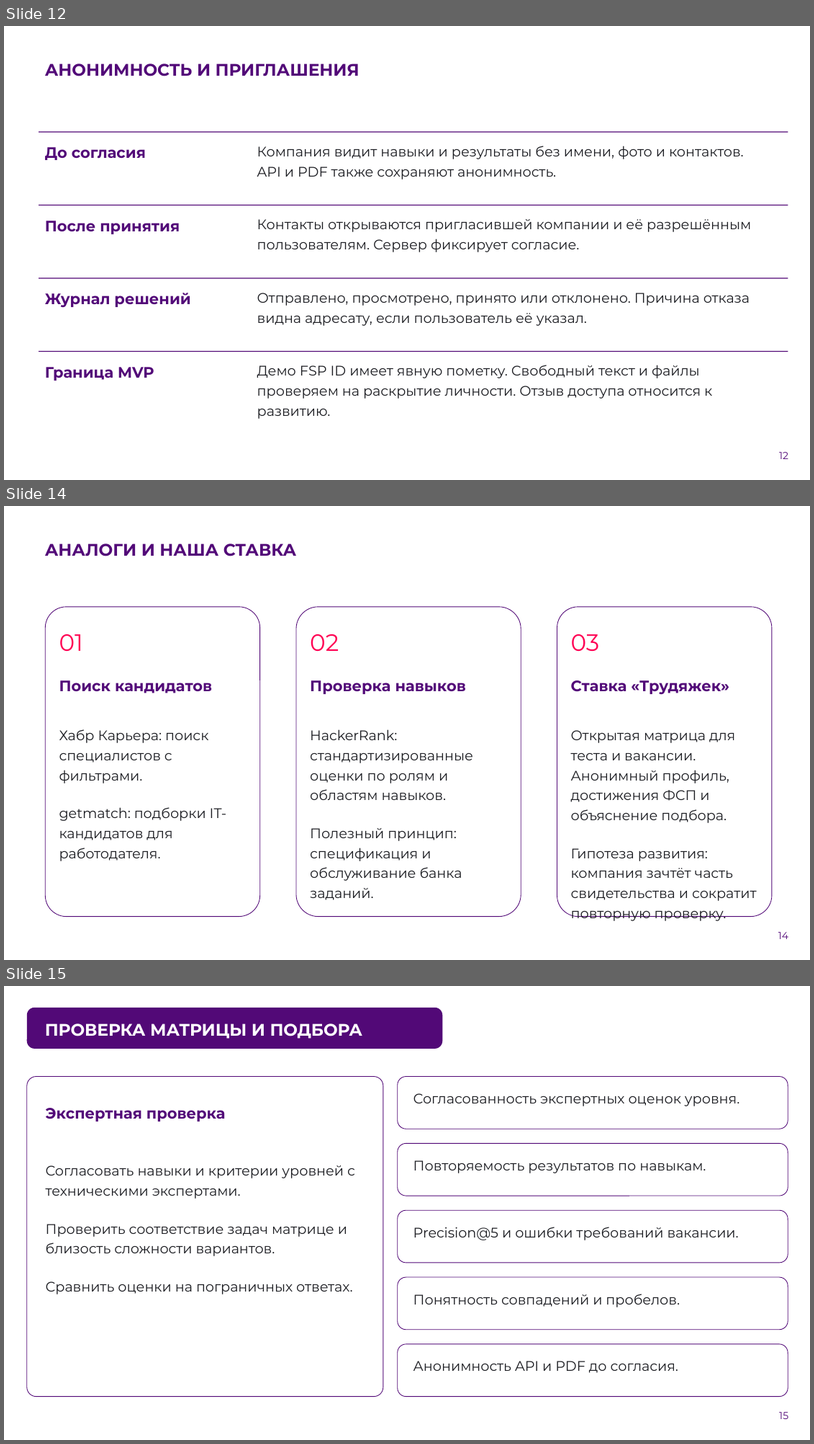
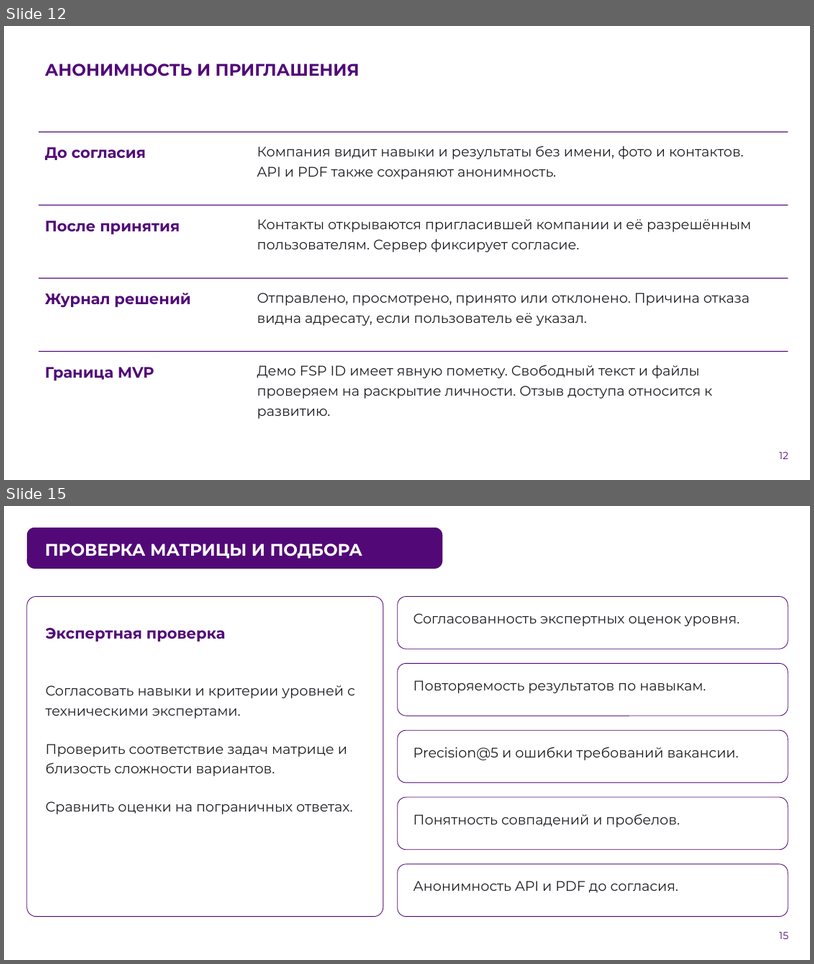
Before and after one commit to Headmast/FSP, a slide deck: doc/presentation/trudyazhki-fsp.pptx. Shown one above the other, each under a label of ours: slides 12, 14 and 15 before the commit, slides 12 and 15 after it; the slides between them are not shown. The pictures are 814x1444 and 814x964 pixels, drawn with LibreOffice and Linux fonts; fonts in the diff are those of the drawing; background and template pictures are left out. Boxes give left, top, right and bottom in pixels: in the first picture for what was removed or moved away, otherwise in the second. Text is boxed around its words. In the diff, an @@ line names an element or a change of style, - is before the commit and + after.

```diff
--- a/doc/presentation/trudyazhki-fsp.pptx
+++ b/doc/presentation/trudyazhki-fsp.pptx
@@ slide 14 removed at (4,506,810,960), background picture (left out) @@
@@ text removed at (45,543,297,556) @@
-АНАЛОГИ И НАША СТАВКА
@@ rounded rectangle removed at (45,606,260,916) @@
@@ rounded rectangle removed at (296,606,521,916) @@
@@ rounded rectangle removed at (558,606,772,916) @@
@@ text removed at (59,634,83,651) @@
-01
@@ text removed at (310,634,339,651) @@
-02
@@ text removed at (571,634,600,651) @@
-03
@@ text removed at (59,680,212,693) @@
-Поиск кандидатов
@@ text removed at (310,680,466,694) @@
-Проверка навыков
@@ text removed at (571,680,730,695) @@
-Ставка «Трудяжек»
@@ text removed at (59,729,227,861) @@
-Хабр Карьера: поиск специалистов с фильтрами.
-getmatch: подборки IT-кандидатов для работодателя.
@@ text removed at (310,729,473,900) @@
-HackerRank: стандартизированные оценки по ролям и областям навыков.
-Полезный принцип: спецификация и обслуживание банка заданий.
@@ text removed at (571,730,757,901) @@
-Открытая матрица для теста и вакансии. Анонимный профиль, достижения ФСП и объяснение подбора.
-Гипотеза развития: компания зачтёт часть свидетельства и сократит повторную проверку.
@@ text removed at (779,932,789,939) @@
-14
```
Also in this commit, not shown: 6 slides changed, 2 slides added, 1 other slide removed, 7 other files.
